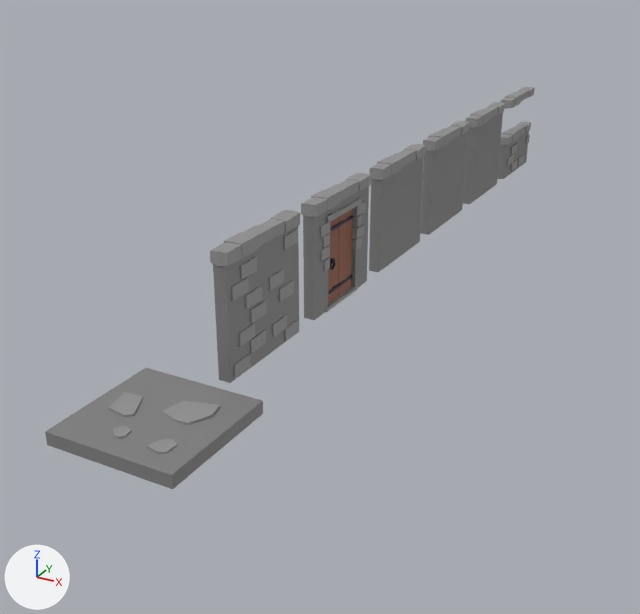
What one commit did to the Blender file Modular Castle Dungeon/modules.blend.
The view is the same before and after, from a 50 mm lens placed at (6.73, -7.82, 6.08), pointed at (-0.41, 5.18, -0.42). Every picture has the same lights, and +X, +Y and +Z are marked at lower left.

Names of what the first picture shows: 'Cube.003', 'Cube.004', 'Cube.005', 'Door', 'DoorFrame', 'Floor', 'HalfWall', 'Wall'.
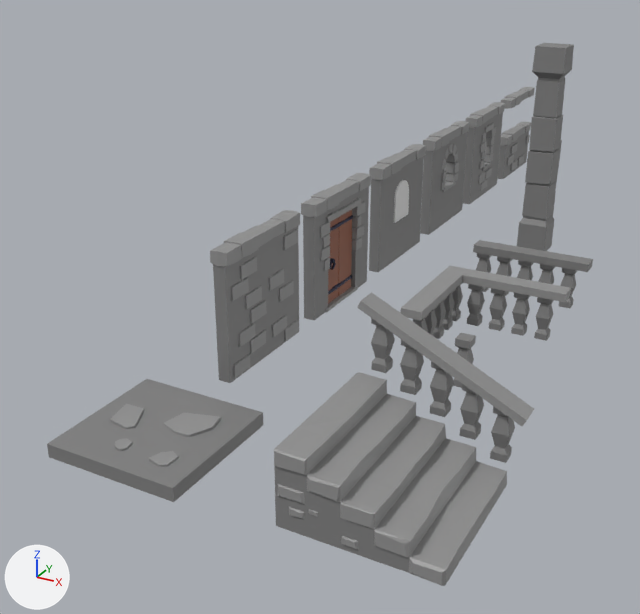
The newer file is also turned or shifted as a whole; pictures and numbers use the older file's frame.

What differs and where, as boxes (x1, y1, x2, y2) in the pictures (640 x 614 px):
'Ladder', added: after (274, 372, 507, 586)
'Floor', mesh moved: before (45, 368, 263, 489); after (47, 379, 263, 502)
'Ladder railing', added: after (357, 292, 534, 463)
'Corner railings', added: after (400, 266, 571, 341)
'Column big', added: after (517, 43, 574, 251)
'Floor railing', added: after (473, 240, 593, 308)
'Window', added: after (393, 180, 409, 223)
'Column small', added: after (453, 333, 476, 388)
'Cube', added: after (552, 140, 562, 217)

Diff of the bpy script that builds the scene:
```diff
--- a/Modular Castle Dungeon/modules.blend.py
+++ b/Modular Castle Dungeon/modules.blend.py
@@ me_cube_001 @@
 me_cube_001.from_pydata(...)  # 56 vertices, 38 faces; spans x -1.0..1.0, y -1.0..1.0, z -0.1..0.14
+# me_cube_001 part 1: the whole mesh is moved by (0.0, 0.0, -0.18)
 me_cube_001.materials.append(mat_wall)
@@ ob_window @@
+ob_window = bpy.data.objects.new('Window', me_circle_001)  # 38 vertices, 21 faces; spans x -1.0..1.39, y -1.0..1.0, z -0.79..0.1
+ob_window.location = (0.12, 7.44, 1.15)
+ob_window.rotation_euler = (0.0, 1.571, 0.0)  # degrees (0, 90, 0)
+ob_window.scale = (0.317, 0.317, 0.317)
@@ ob_cube @@
+ob_cube = bpy.data.objects.new('Cube', me_cube_018)  # 56 vertices, 54 faces; spans x -0.19..0.19, y -0.18..0.19, z -1.0..1.01; in mat_wall (grey #818181)
+ob_cube.location = (2.2, 10.19, 0.9)
@@ ob_column_big @@
+ob_column_big = bpy.data.objects.new('Column big', me_cube_017)  # 68 vertices, 66 faces; spans x 2.02..2.62, y 8.98..9.57, z 0.0..4.0; in mat_wall (grey #818181)
+ob_column_big.location = (0.0, 0.0, -0.1)
@@ ob_corner_railings @@
+ob_corner_railings = bpy.data.objects.new('Corner railings', me_plane_005)  # 268 vertices, 248 faces; spans x 1.96..3.98, y 3.34..5.34, z 0.0..0.87; in mat_wall_006 (grey #818181), mat_stone_003 (grey #949494)
+ob_corner_railings.location = (0.0, 0.0, -0.1)
@@ ob_ladder @@
+ob_ladder = bpy.data.objects.new('Ladder', me_cube_014)  # 208 vertices, 206 faces; spans x 2.42..4.43, y -1.03..1.03, z 0.0..1.0; in mat_wall_004 (grey #818181), mat_stone_001 (grey #949494)
+ob_ladder.location = (0.0, 0.0, -0.1)
@@ ob_ladder_railing @@
+ob_ladder_railing = bpy.data.objects.new('Ladder railing', me_plane_004)  # 148 vertices, 136 faces; spans x 2.34..4.55, y 1.11..1.41, z 0.17..1.92; in mat_wall_003 (grey #818181), mat_stone (grey #949494)
+ob_ladder_railing.location = (0.0, 0.0, -0.1)
@@ ob_floor_railing @@
+ob_floor_railing = bpy.data.objects.new('Floor railing', me_plane_002)  # 148 vertices, 136 faces; spans x 1.96..3.98, y 6.5..6.81, z 0.0..0.87; in mat_wall_001 (grey #818181)
+ob_floor_railing.location = (0.0, 0.0, -0.1)
@@ ob_column_small @@
+ob_column_small = bpy.data.objects.new('Column small', me_plane)  # 28 vertices, 26 faces; spans x 2.958..3.182, y 3.003..3.227, z -0.018..0.742; in mat_wall (grey #818181)
+ob_column_small.location = (0.0, 0.0, -0.1)
```
